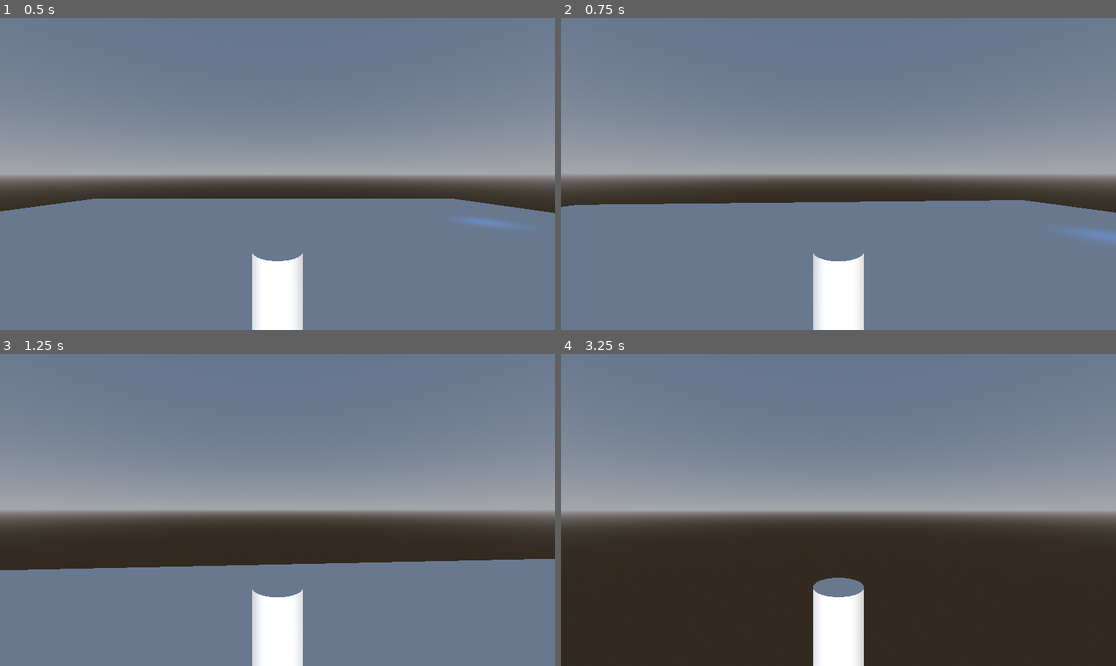
Above: before the commit, frames 1-4 (two rows, left to right).
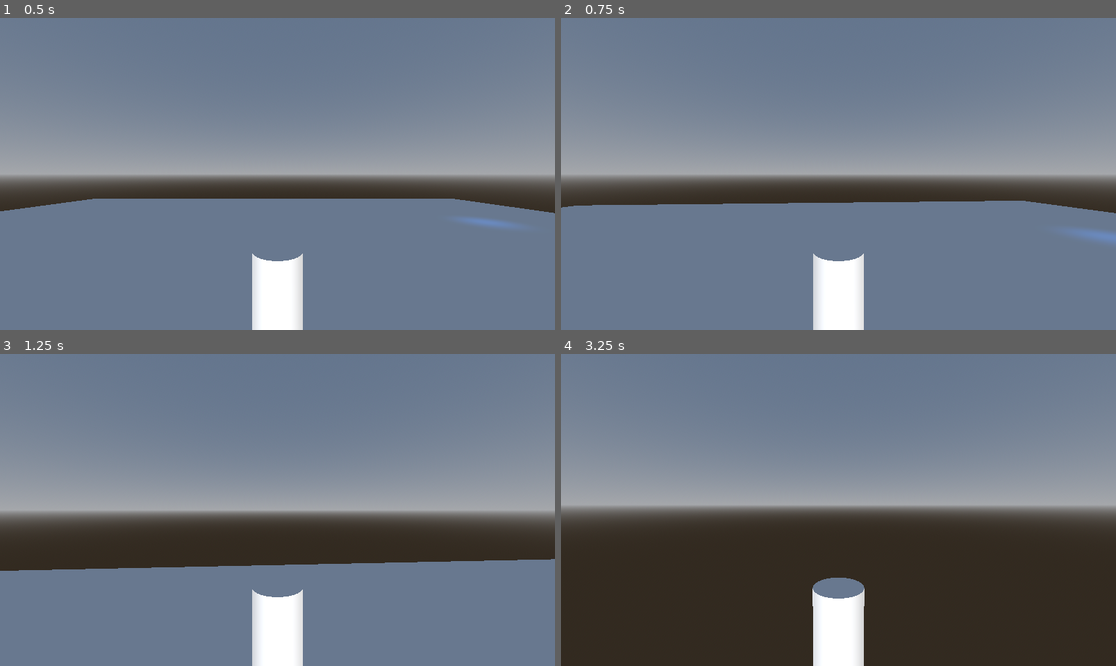
Above: after the commit, the same moments.

Repository: sjgillGit/GWJ84
Game: Godot game, scene res://Scenes/test_scene.tscn
The game is run twice, just before and just after one commit, with the same random seed, the same clock (stepped at 60 frames per second) and the same inputs.
Inputs (mouse positions are in pixels of both pictures, inside the frame that each line leads up to):
- Up to frame 1 (0.5 s): no input
- Up to frame 2 (0.75 s): tap Enter at 0.5 s; move the mouse to (866, 174) at 0.52 s; hold W (MoveForward) from 0.53 s (still down); hold Shift (Sprint) from 0.53 s (still down)
- Up to frame 3 (1.25 s): keep holding W (MoveForward); keep holding Shift (Sprint)
- Up to frame 4 (3.25 s): keep holding W (MoveForward); move the mouse to (810, 510) at 1.27 s; release Shift (Sprint) at 1.28 s; tap Shift (Sprint) at 1.35, 2.85 s; tap Space at 2 s; move the mouse to (849, 503) at 2.02 s; hold Shift (Sprint) 2.03-2.78 s; tap Enter at 2.75 s; move the mouse to (832, 516) at 2.77 s

Frame 1 is identical in both runs. In frame 2, 0.2% of the frame differs, in the area x 0-100%, y 58-78%; in frame 3, 0.2%; in frame 4, 3.8%, in the area x 0-100%, y 48-81%.

Commit message:
Reversed vertical controls

Diff:
--- a/Scenes/Player/camera_controller.gd
+++ b/Scenes/Player/camera_controller.gd
@@ -32,7 +32,7 @@
 		return;
 	event = event as InputEventMouseMotion;
 	horizontal_movement += -event.relative.x * horizontal_sensitivity;
-	vertical_movement += event.relative.y * vertical_sensitivity;
+	vertical_movement += -event.relative.y * vertical_sensitivity;
 	vertical_movement = clamp(vertical_movement, vertical_min, vertical_max);
 
 
